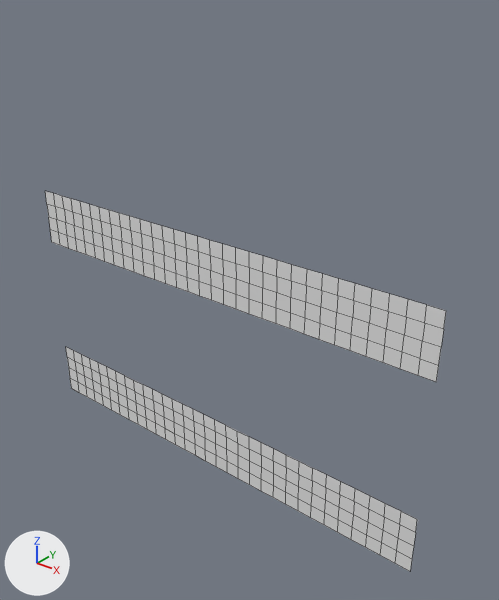
The OBJ model Assets/Tiled2Unity/Meshes/Level 2-4C.obj, before and after one commit.
One viewpoint serves both versions: a camera (50 mm lens) standing at (11.1, -28.8, -43.2) and looking at (-13.1, 1.4, -61.9). Every picture has the same lights, and +X, +Y and +Z are marked at lower left. Mesh edges are drawn as thin lines. Where no turn or scale is listed for an object, it has been applied to the vertices.

Script lines for the objects in view, before the commit:
```python
me_level_2_4c = bpy.data.meshes.new('Level 2-4C')
me_level_2_4c.from_pydata(...)  # 320 vertices, 248 faces; spans x -31.0..0.0, y 0.0, z -75.0..-58.0
ob_level_2_4c = bpy.data.objects.new('Level 2-4C', me_level_2_4c)
ob_level_2_4c.location = (0.0, 0.0, 0.0)
```
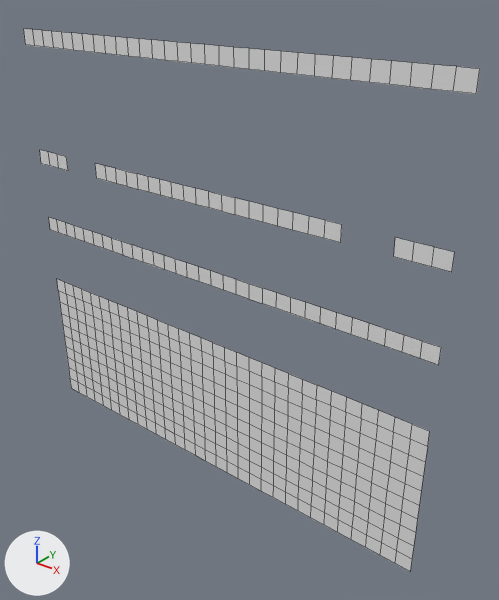
The newer file is also turned or shifted as a whole; pictures and numbers use the older file's frame.

Location of each change, [x1, y1, x2, y2] in pixels of the pictures (499 x 600 px):
'Level 2-4C', reshaped (14% wider, 43% taller)
    before: [45, 191, 446, 571]
    after: [24, 29, 480, 571]
part 1 of me_level_2_4c, added
    after: [24, 29, 480, 94]
part 2 of me_level_2_4c, added
    after: [95, 164, 342, 243]
part 3 of me_level_2_4c, added
    after: [57, 279, 430, 519]
part 4 of me_level_2_4c, cut back
    before: [45, 191, 446, 382]
    after: [40, 150, 454, 272]

Diff of the bpy script that builds the scene:
```diff
--- a/Assets/Tiled2Unity/Meshes/Level 2-4C.obj.py
+++ b/Assets/Tiled2Unity/Meshes/Level 2-4C.obj.py
@@ me_level_2_4c @@
 # used by ob_level_2_4c; location = (0.0, 0.0, 0.0)
-me_level_2_4c.from_pydata(...)  # 320 vertices, 248 faces; spans x -31.0..0.0, y 0.0, z -75.0..-58.0
+me_level_2_4c.from_pydata(...)  # 536 vertices, 397 faces; spans x -31.0..0.0, y 0.0, z -75.0..-47.0
+# me_level_2_4c part 1: a new loose piece of 64 vertices spanning x -31.0..0.0, y 0.0, z -48.0..-47.0
+# me_level_2_4c part 2: a new loose piece of 40 vertices spanning x -25.0..-6.0, y 0.0, z -56.0..-55.0
+# me_level_2_4c part 3: 192 vertices added at x -31.0..0.0, y 0.0, z -70.0..-65.0
+# me_level_2_4c part 4: 96 vertices removed from x -31.0..0.0, y 0.0, z -62.0..-58.0; 16 vertices added at x -31.0..0.0, y 0.0, z -56.0..-55.0
```
